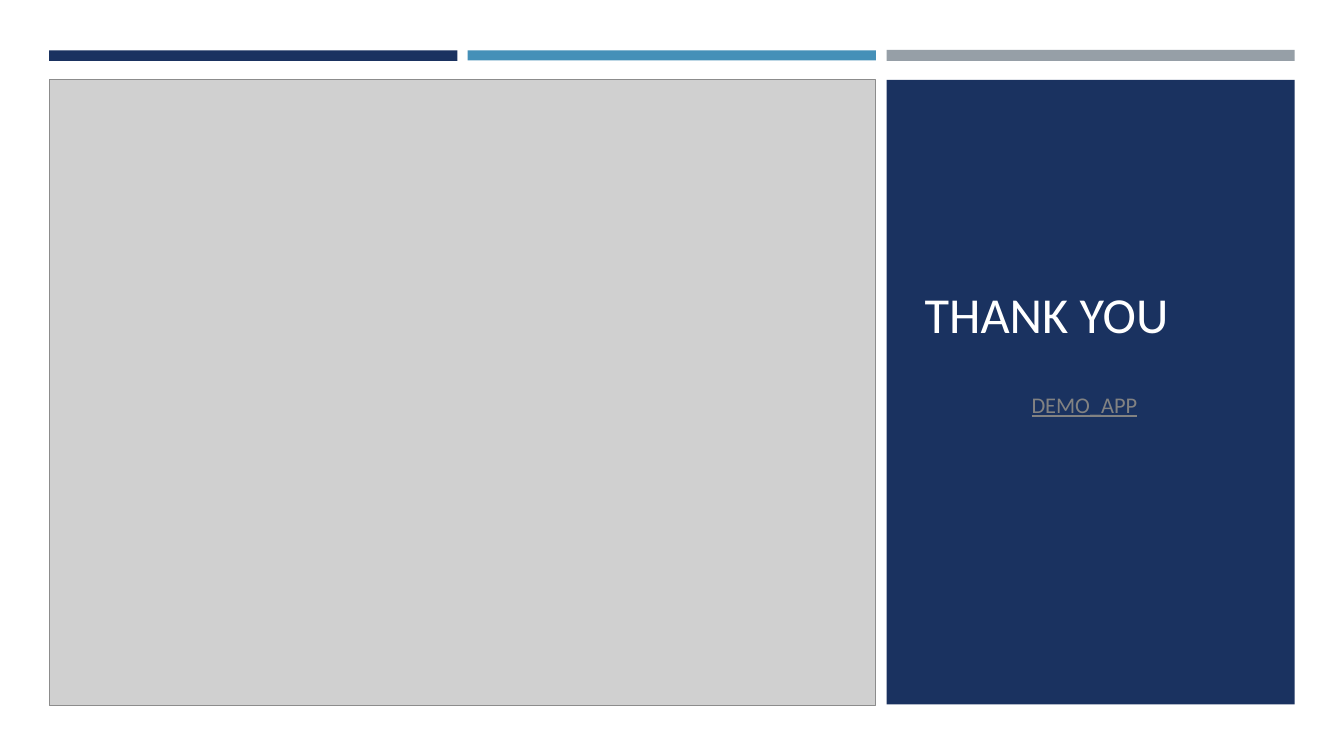
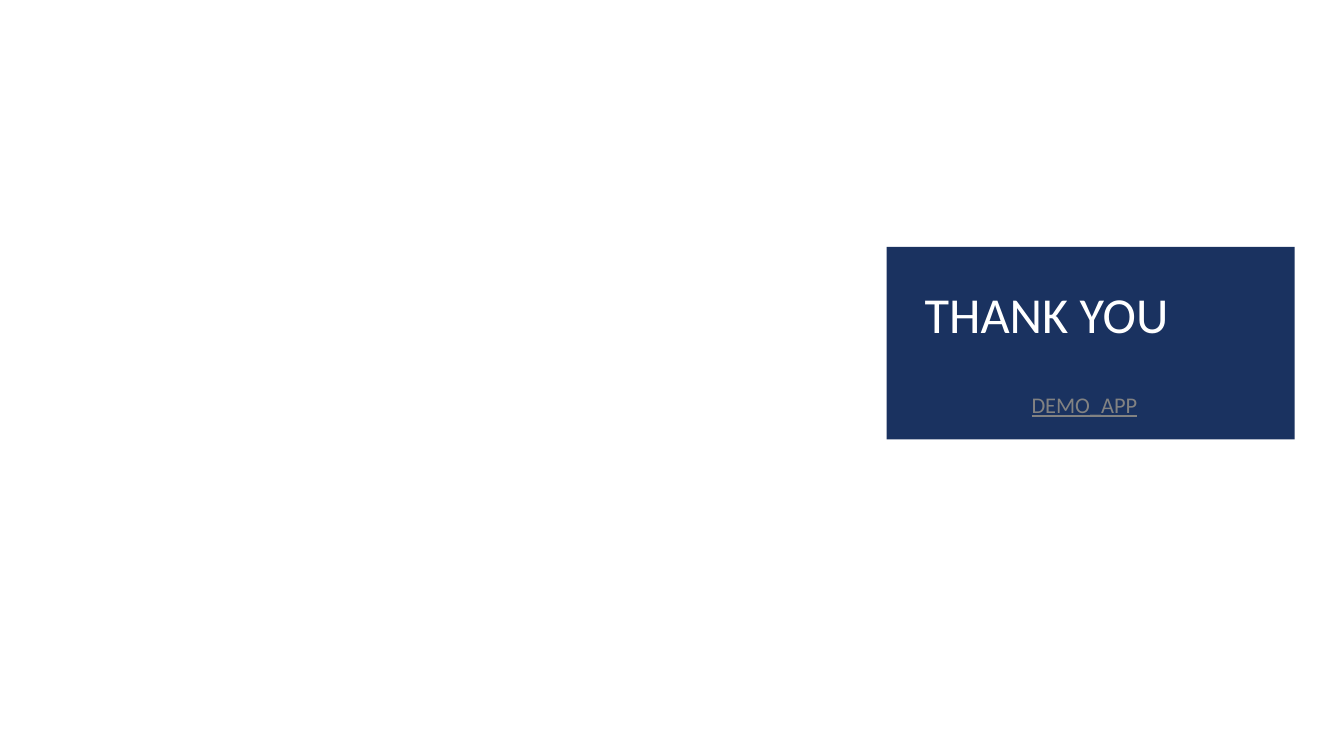
Before and after one commit to nvhabib91/song_analyzer, a slide deck: slide 7 of Song_Analysis.pptx (slide 4 before the commit). Drawn at 1344x756 pixels with LibreOffice and Linux fonts; fonts in the diff are those of the drawing; grey boxes stand for pictures; background and template pictures are left out. Boxes give left, top, right and bottom in pixels: in the first picture for what was removed or moved away, otherwise in the second. Text is boxed around its words. In the diff, an @@ line names an element or a change of style, - is before the commit and + after.

```diff
--- a/Song_Analysis.pptx
+++ b/Song_Analysis.pptx
@@ rectangle removed at <box>49,50,458,60</box> @@
@@ rectangle removed at <box>468,50,876,60</box> @@
@@ rectangle removed at <box>886,50,1295,62</box> @@
@@ picture removed at <box>49,80,876,706</box> @@
@@ rectangle: place and size @@
-rectangle at <box>886,80,1295,705</box>
+rectangle at <box>886,247,1295,440</box>
```
Also in this commit, not shown: 2 other slides changed, 4 slides added, 3 slides removed.
